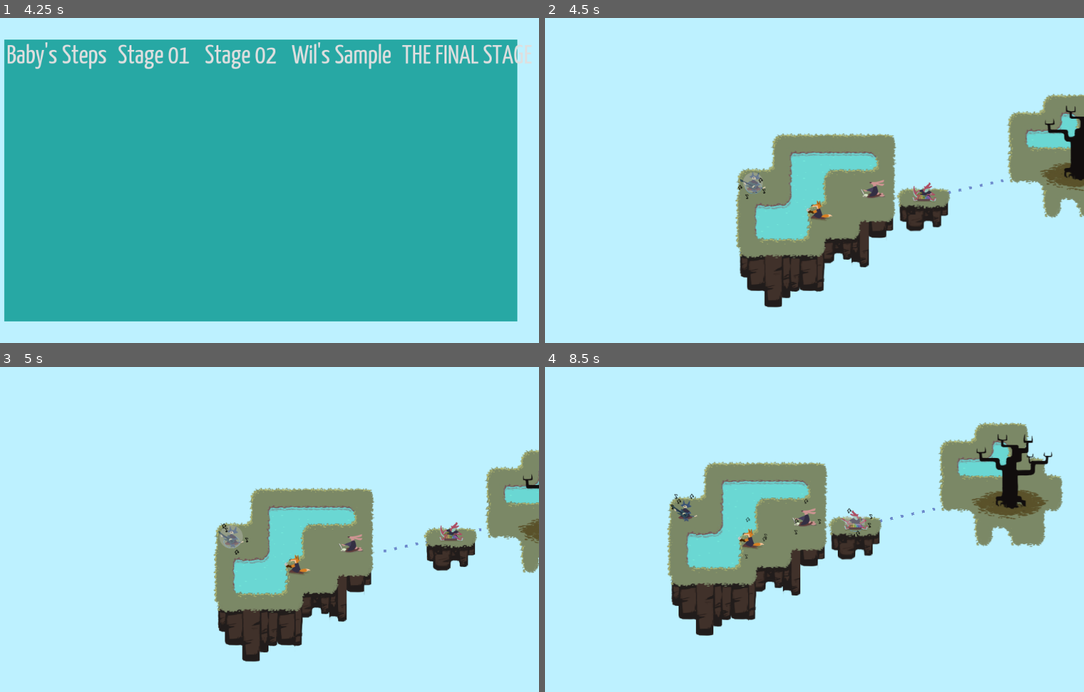
Above: before the commit, frames 1-4 (two rows, left to right).
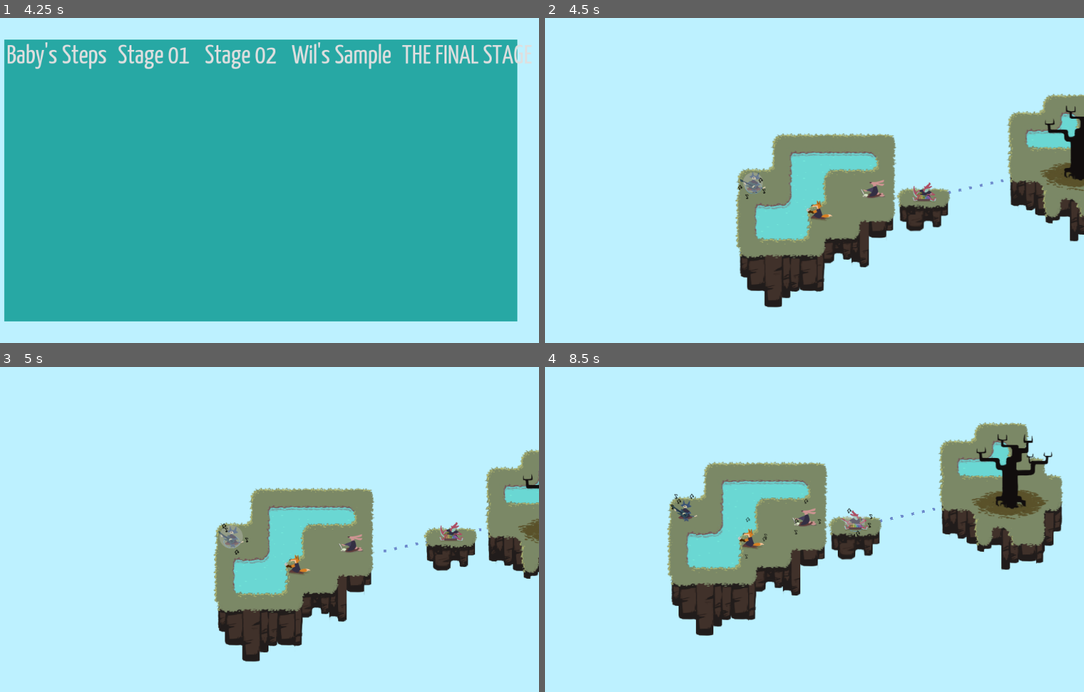
Above: after the commit, the same moments.

Repository: uspgamedev/skyjammers
Game: Godot game, scene res://menus/stage-selector/main.tscn
Two runs of this game, one before a commit and one after it. Both use one fixed random seed, a clock stepped at 60 frames per second and the inputs below. Sound files missing from this copy of the repository are replaced by a short silence.
Inputs:
- Up to frame 1 (4.25 s): click "Baby's Steps" at 0.5 s; hold Space (action_play) 1.28-2.03 s; tap Space (action_play) at 2.1, 3.6 s; hold Space (action_play) 2.78-3.53 s
- Up to frame 2 (4.5 s): click "Stage 01" at 4.25 s
- Up to frame 3 (5 s): no input
- Up to frame 4 (8.5 s): hold Space (action_play) 5.03-5.78 s; tap Space (action_play) at 5.85, 7.35 s; hold Space (action_play) 6.53-7.28 s; hold Space (action_play) from 8.03 s (still down)

Frame 1 is identical in both runs. In frame 2, 1.0% of the frame differs, in the area x 86-100%, y 47-69%; in frame 3, 0.6%; in frame 4, 1.6%, in the area x 73-96%, y 41-63%.

Commit message:
Fixed missing island graphics

Diff:
--- a/game/stages/stage01.tscn
+++ b/game/stages/stage01.tscn
@@ -9,12 +9,6 @@
 [ext_resource path="res://Movement/PathManager.tscn" type="PackedScene" id=7]
 [ext_resource path="res://Instruments/Xylophone/Xylophone.tscn" type="PackedScene" id=8]
 
-[sub_resource type="CanvasItemMaterial" id=2]
-
-render_priority = 0
-blend_mode = 0
-light_mode = 0
-
 [sub_resource type="Curve2D" id=1]
 
 resource_local_to_scene = true
@@ -24,10 +18,8 @@
 }
 _sections_unfolded = [ "Resource" ]
 
-[node name="Stage" instance=ExtResource( 1 )]
+[node name="Stage" index="0" instance=ExtResource( 1 )]
 
-material = SubResource( 2 )
-_sections_unfolded = [ "Material", "Transform" ]
 initial_bard_path = NodePath("Instruments/Island/Bass")
 riff_set = 1
 
@@ -61,13 +53,20 @@
 
 [node name="IslandGoal" parent="Instruments" index="1" instance=ExtResource( 2 )]
 
-editor/display_folded = true
 position = Vector2( 380, -40 )
 tile_data = PoolIntArray( -196609, 0, 0, -262144, 1, 0, -262143, 2, 0, -262142, 3, 0, -131075, 0, 0, -131074, 1, 0, -13 …(617 unchanged characters)…
 
 [node name="Goal" parent="Instruments/IslandGoal" index="0" instance=ExtResource( 6 )]
 
 position = Vector2( 50, -10 )
+
+[node name="Under" parent="Instruments/IslandGoal" index="1"]
+
+tile_data = PoolIntArray( 131069, 84, 0, 131070, 86, 0, 131071, 85, 0, 65539, 98, 0, 65540, 99, 0, 196605, 88, 0, 196606, 90, 0, 196607, 89, 0, 131072, 101, 0, 131073, 98, 0, 131075, 102, 0, 131076, 103, 0, 262142, 94, 0, 262143, 93, 0, 196608, 105, 0, 196609, 102, 0, 196610, 89, 0, 196611, 106, 0, 262145, 106, 0, 262146, 93, 0 )
+
+[node name="Under2" parent="Instruments/IslandGoal" index="2"]
+
+tile_data = PoolIntArray( 262143, 88, 0, 196608, 103, 0, 196611, 87, 0, 262147, 91, 0 )
 
 [node name="Path2D" parent="Instruments" index="2" instance=ExtResource( 7 )]
 
@@ -78,7 +77,7 @@
 
 [node name="PathFollow2D" parent="Instruments/Path2D" index="0"]
 
-position = Vector2( -70, 20 )
+position = Vector2( -144.013, 23.1852 )
 
 [node name="Island" parent="Instruments/Path2D/PathFollow2D" index="0" instance=ExtResource( 2 )]
 
@@ -94,5 +93,6 @@
 
 
 [editable path="Instruments/Island"]
+[editable path="Instruments/IslandGoal"]
 [editable path="Instruments/Path2D"]
 [editable path="Instruments/Path2D/PathFollow2D/Island"]
Not shown: 1 places in game/stages/stage01.tscn that only renumber resources
